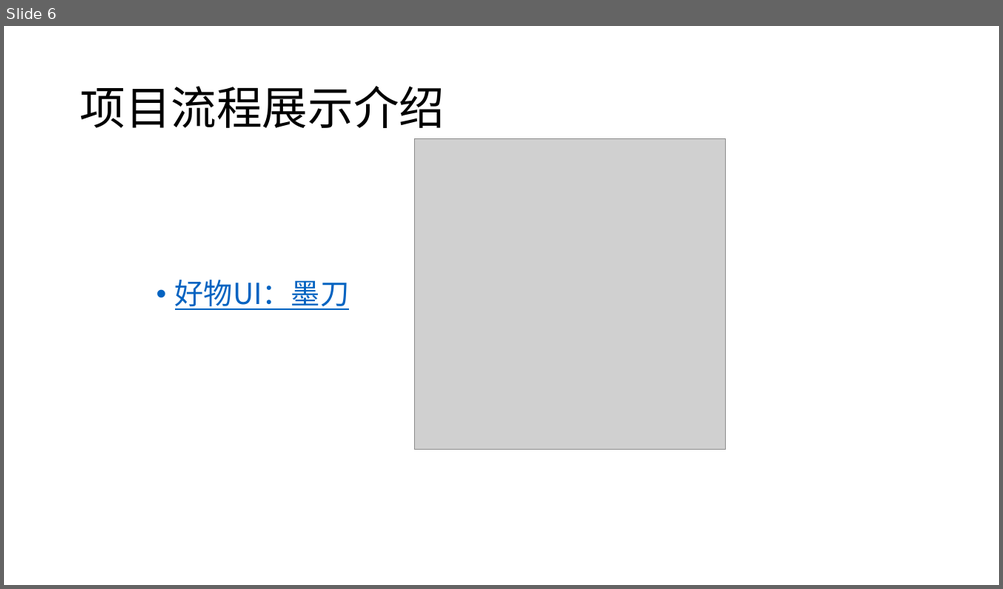
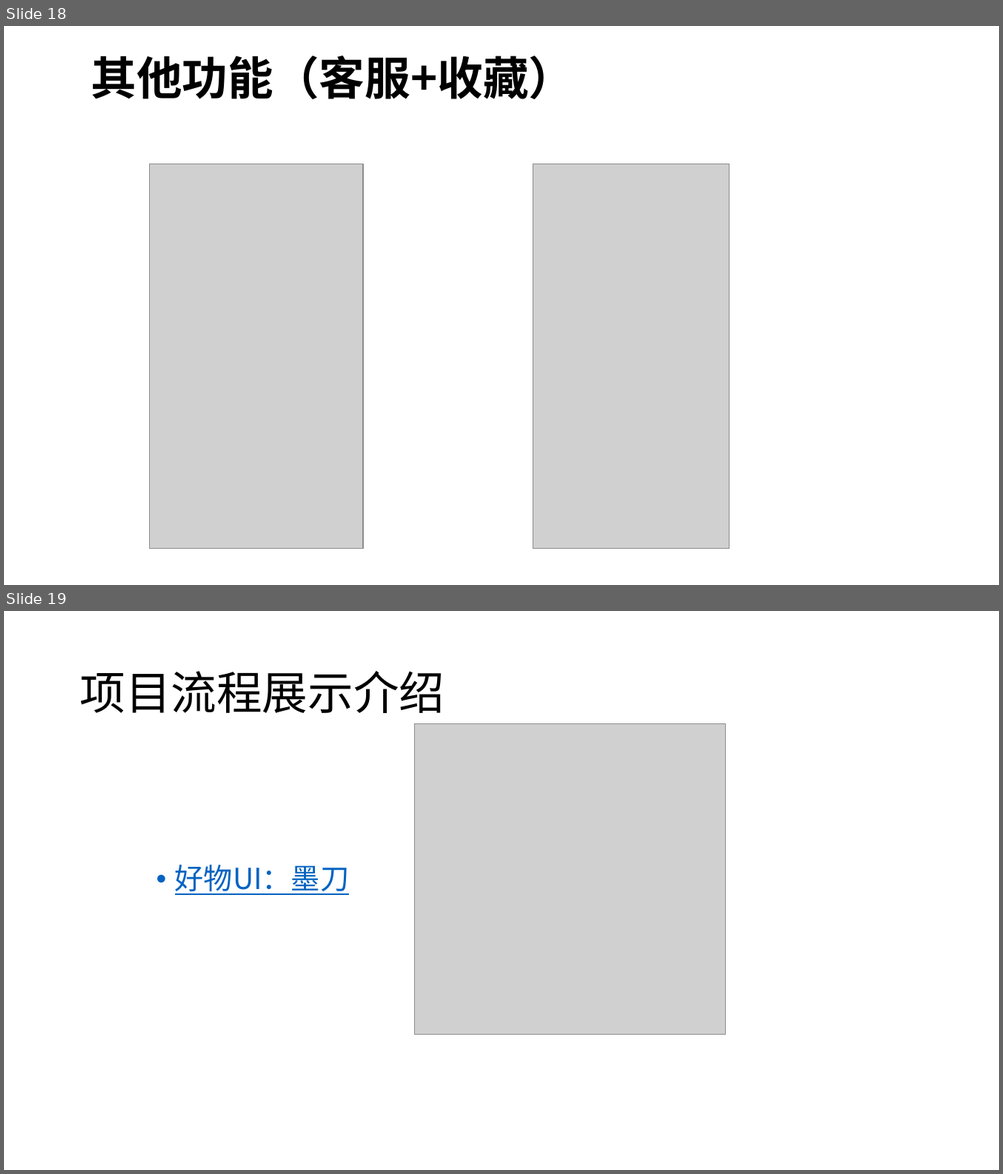
Before and after one commit to Android-Good-Goods/-, a slide deck: design/好物.pptx. Shown one above the other, each under a label of ours: slide 6 before the commit, slides 18 and 19 after it. The pictures are 1003x589 and 1003x1174 pixels, drawn with LibreOffice and Linux fonts; fonts in the diff are those of the drawing; grey boxes stand for pictures. Boxes give left, top, right and bottom in pixels: in the first picture for what was removed or moved away, otherwise in the second. Text is boxed around its words. In the diff, an @@ line names an element or a change of style, - is before the commit and + after.

```diff
--- a/design/好物.pptx
+++ b/design/好物.pptx
@@ slide 18 added at box(4, 26, 999, 585), background #FFFFFF @@
@@ title added at box(91, 56, 575, 99), 44 pt, text #000000, bold @@
+其他功能（客服+收藏）
@@ picture added at box(150, 164, 363, 550) @@
@@ picture added at box(533, 164, 729, 549) @@
@@ what was slide 6 is now slide 19 @@
```
Also in this commit, not shown: 3 slides changed, 12 other slides added.
